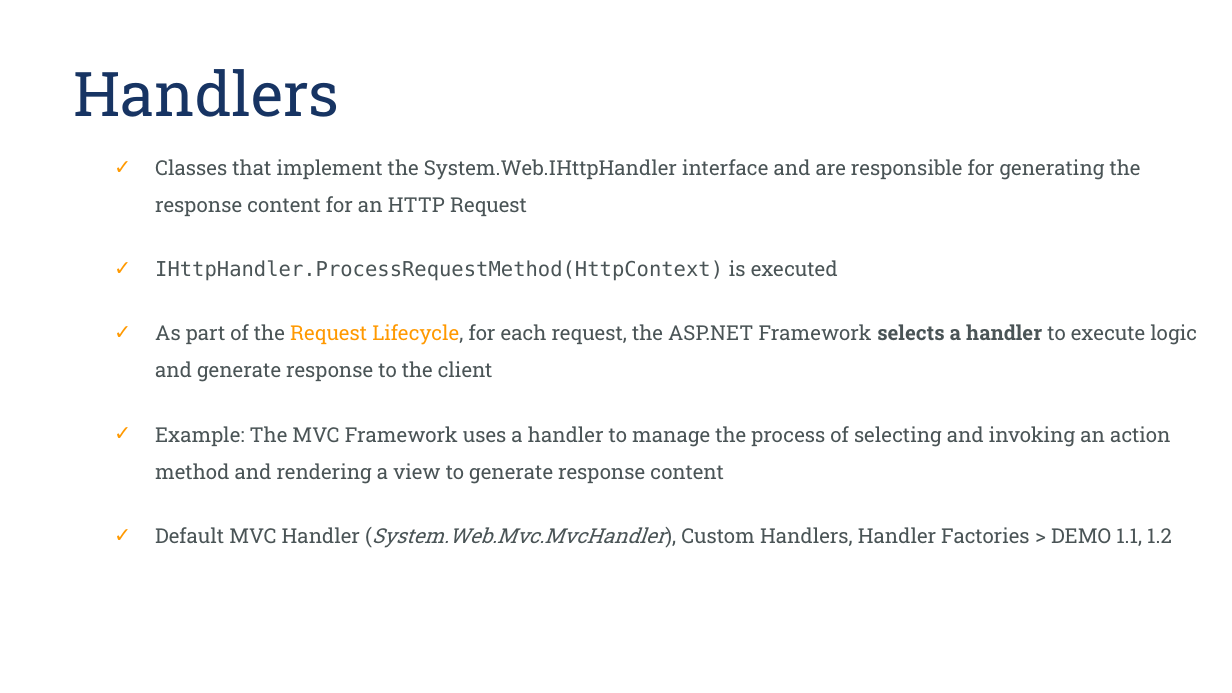
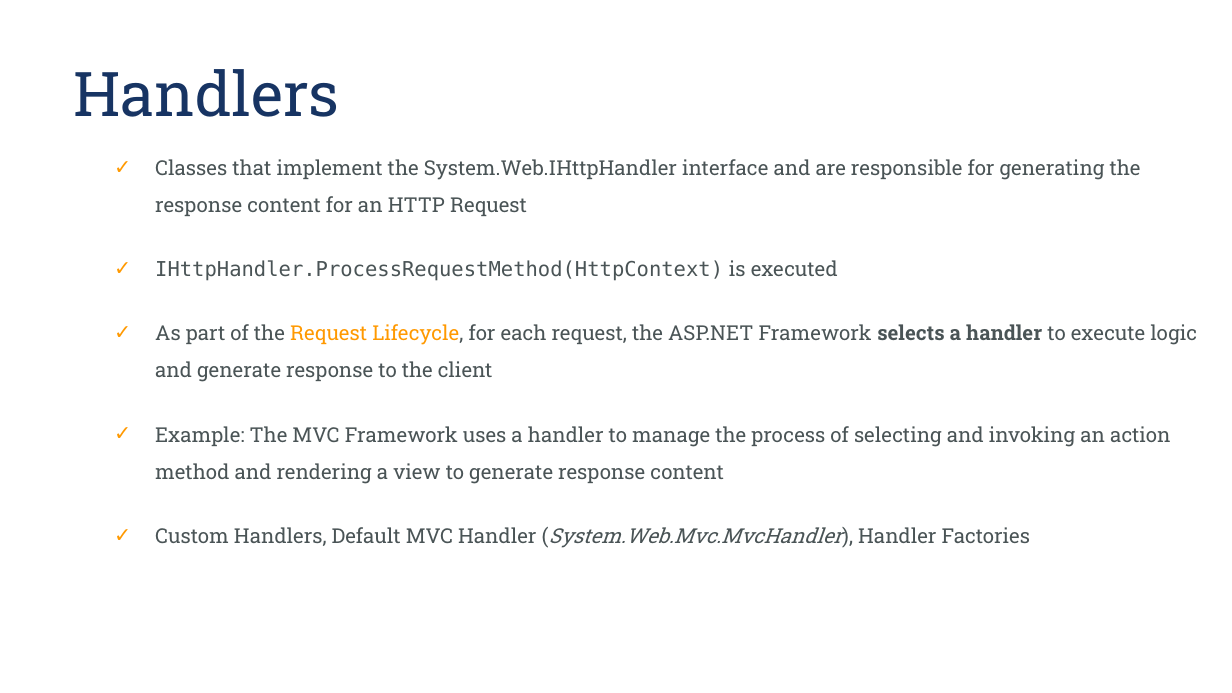
Before and after one commit to klassanov/AspNetPlatformDemos, a slide deck: slide 6 of FourthPresentation.pptx. Drawn at 1232x693 pixels with LibreOffice and Linux fonts; fonts in the diff are those of the drawing; background and template pictures are left out. Boxes give left, top, right and bottom in pixels: in the first picture for what was removed or moved away, otherwise in the second. Text is boxed around its words. In the diff, an @@ line names an element or a change of style, - is before the commit and + after.

```diff
--- a/FourthPresentation.pptx
+++ b/FourthPresentation.pptx
@@ text at [155,527,1030,548]: text changed @@
-✓ Default MVC Handler (System.Web.Mvc.MvcHandler), Custom Handlers, Handler Factories > DEMO 1.1, 1.2
+✓ Custom Handlers, Default MVC Handler (System.Web.Mvc.MvcHandler), Handler Factories
```
Also in this commit, not shown: 2 other slides changed, 7 other files.
